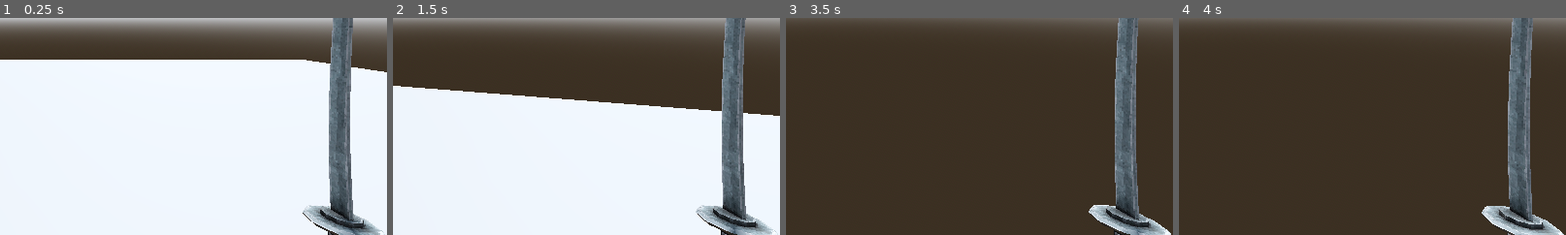
Above: before the commit, frames 1-4 (left to right).
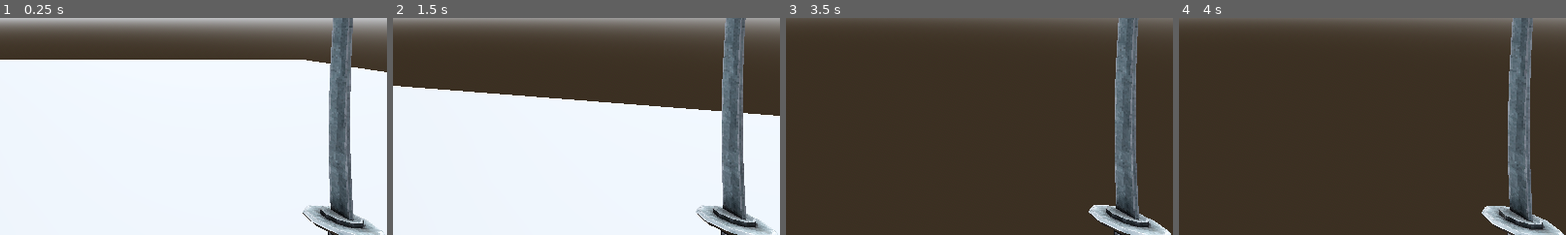
Above: after the commit, the same moments.

Repository: pobertt/Bigmode-Game-Jam-2025
Game: Godot game, scene res://map/world.tscn
Two runs of this game, one before a commit and one after it. Both use one fixed random seed, a clock stepped at 60 frames per second and the inputs below.
Inputs (mouse positions are % of the whole screen's width and height, from its top left):
- Up to frame 1 (0.25 s): no input
- Up to frame 2 (1.5 s): tap Enter (ui_accept) at 0.5, 0.77 s; move the mouse to (55, 50) at 0.52 s; press the mouse at (55, 50) at 0.53 s; hold W (forward) from 0.53 s (still down); move the mouse to (45, 50) at 1.27 s; release the mouse at (45, 50) at 1.28 s; click (45, 50) at 1.35 s
- Up to frame 3 (3.5 s): keep holding W (forward); tap Enter (ui_accept) at 1.52, 3.02 s; move the mouse to (52, 48) at 2.02 s; press the mouse at (52, 48) at 2.03 s; move the mouse to (49, 52) at 2.77 s; release the mouse at (49, 52) at 2.78 s; click (49, 52) at 2.85 s
- Up to frame 4 (4 s): keep holding W (forward); move the mouse to (57, 51) at 3.52 s; press the mouse at (57, 51) at 3.53 s; tap Enter (ui_accept) at 3.77 s
The pictures show only the part of the screen within x 47-97%, y 50-100%; the shares and areas given below are measured in that part.

The runs differ from the first frame. In frame 1, 0.4% of the frame differs, in the area x 83-97%, y 89-100%; in frame 2, 0.4%; in frame 3, 0.3%; in frame 4, nothing differs.

Commit message:
start of shooting is there

Diff:
--- /dev/null
+++ b/bigmodegamejam2025/assets/decals/BulletDecal.tscn
@@ -0,0 +1,14 @@
+[gd_scene load_steps=3 format=3 uid="uid://drm6kq3yjc53o"]
+
+[sub_resource type="StandardMaterial3D" id="StandardMaterial3D_slsrn"]
+albedo_color = Color(0.099986, 0.099986, 0.099986, 1)
+
+[sub_resource type="QuadMesh" id="QuadMesh_hubyv"]
+material = SubResource("StandardMaterial3D_slsrn")
+
+[node name="BulletDecal" type="Node3D" groups=["Decal"]]
+
+[node name="MeshInstance3D" type="MeshInstance3D" parent="."]
+transform = Transform3D(-1, 0, 8.74228e-08, 0, 1, 0, -8.74228e-08, 0, -1, 0, 0, -0.01)
+cast_shadow = 0
+mesh = SubResource("QuadMesh_hubyv")
--- a/bigmodegamejam2025/player/player.gd
+++ b/bigmodegamejam2025/player/player.gd
@@ -47,6 +47,14 @@
 		get_tree().quit()
 
 func _physics_process(delta: float) -> void:
+	# Gun
+	# Semi-Automatic
+	if Input.is_action_just_pressed("attack") and current_gun.automatic == false and Global.check_menus() == false:
+		gun.shoot()
+	# Automatic
+	if Input.is_action_pressed("attack") and current_gun.automatic == true and Global.check_menus() == false:
+		gun.shoot()
+
 	# Add the gravity.
 	if not is_on_floor():
 		velocity += get_gravity() * delta
--- a/bigmodegamejam2025/player/weapon_holder.tscn
+++ b/bigmodegamejam2025/player/weapon_holder.tscn
@@ -67,6 +67,7 @@
 
 [node name="Weapon" type="MeshInstance3D" parent="."]
 transform = Transform3D(-2, 0, 1.74846e-07, 0, 2, 0, -1.74846e-07, 0, -2, 0, 0, 0)
+cast_shadow = 0
 mesh = ExtResource("1_nxgp5")
 
 [node name="AnimationPlayer" type="AnimationPlayer" parent="."]
--- a/bigmodegamejam2025/project.godot
+++ b/bigmodegamejam2025/project.godot
@@ -14,6 +14,14 @@
 run/main_scene="res://map/world.tscn"
 config/features=PackedStringArray("4.3", "Forward Plus")
 config/icon="res://icon.svg"
+
+[autoload]
+
+Global="*res://systems/global.gd"
+
+[global_group]
+
+Decal=""
 
 [input]
 
--- /dev/null
+++ b/bigmodegamejam2025/systems/global.gd
@@ -0,0 +1,19 @@
+extends Node
+
+# Ref
+var player_ref : CharacterBody3D
+var world_ref : Node3D
+
+const BULLET_DECAL = preload("res://assets/decals/BulletDecal.tscn")
+
+var max_decals : int = 500
+var spawned_decals : Array
+
+# this is for UI later
+func check_menus():
+	return false
+
+	# if PauseRef.is_open == true:
+	# return true
+	# else:
+	# return false
--- a/bigmodegamejam2025/systems/gun_system.gd
+++ b/bigmodegamejam2025/systems/gun_system.gd
@@ -20,6 +20,34 @@
 
 		# Sound Effect
 		# GLOBALCLASS ---- SoundManager.play_sfx(current.gun.firing_sounds.pick_random(), parent)
+
+		# if any bullets hits do all this stuff
+		if valid_bullets.is_empty() == false:
+			for b in valid_bullets:
+				# Enemy Damage
+				if b.hit_target.is_in_group("enemy"): # Check if is enemy
+					b.hit_target.change_health(current_gun.damage * -1) # Can change this later but hurt/damage/kill enemy
+
+				# Spawn Decal
+				var bullet = Global.BULLET_DECAL.instantiate()
+				b.hit_target.add_child(bullet)
+				bullet.global_transform.origin = b.collision_point
+
+				# Match decal direction to surface normal
+				if b.collision_normal  == Vector3(0,1,0):
+					bullet.look_at(b.collision_point + b.collision_normal, Vector3.RIGHT)
+				elif b.collision_normal == Vector3(0,-1,0):
+					bullet.look_at(b.collision_point + b.collision_normal, Vector3.RIGHT)
+				else:
+					bullet.look_at(b.collision_point + b.collision_normal, Vector3.DOWN)
+
+				# Add to decal counting array
+				Global.spawned_decals.append(bullet)
+
+				# Check for decal amount
+				if Global.spawned_decals.size() > Global.max_decals:
+					Global.spawned_decals[0].queue_free() # Remove oldest decal from the world
+					Global.spawned_decals.remove_at(0) # Remove freed decal from list
 
 func get_bullet_raycasts():
 	current_gun = parent.current_gun
@@ -54,3 +82,6 @@
 
 		# Send valid bullet data
 		return valid_bullets
+
+func _on_cooldown_timer_timeout() -> void:
+	parent.can_shoot = true
--- a/bigmodegamejam2025/systems/gun_system.tscn
+++ b/bigmodegamejam2025/systems/gun_system.tscn
@@ -6,3 +6,5 @@
 script = ExtResource("1_sh2f2")
 
 [node name="CooldownTimer" type="Timer" parent="."]
+
+[connection signal="timeout" from="CooldownTimer" to="." method="_on_cooldown_timer_timeout"]
